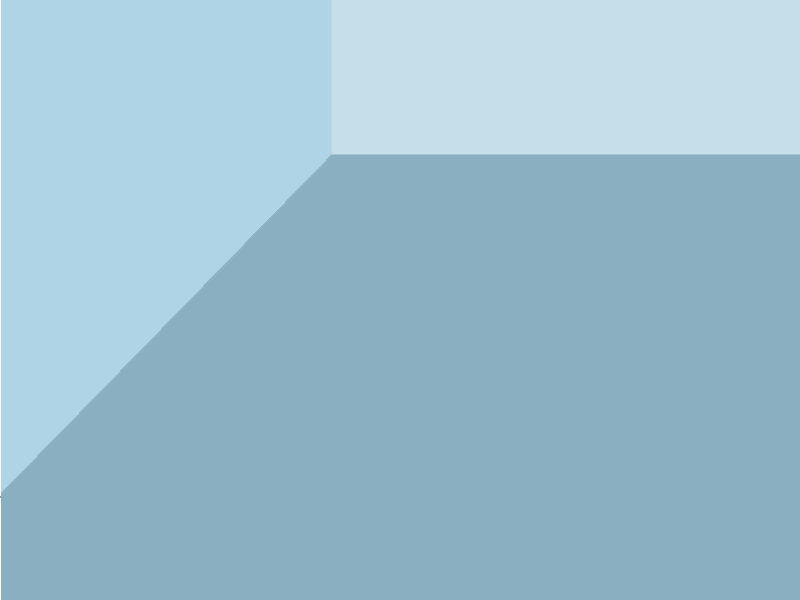
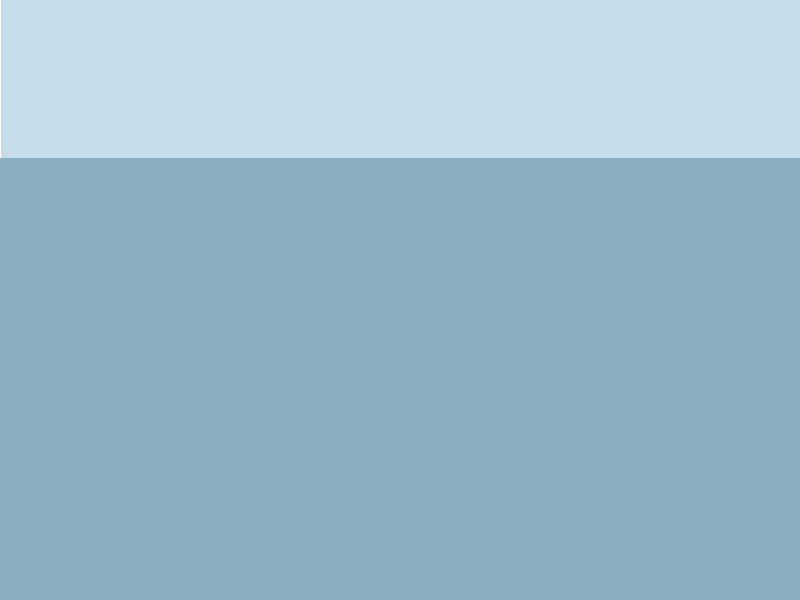
Comparing the layer stacks of the two w=800, h=600 images. Changes:
hid "Layer 2" over [331,0,338,156]
added layer "Rectangle 1" above "Shape 3 copy" over [0,158,329,600]
painted on "Shape 3 copy" over [0,0,800,498]
